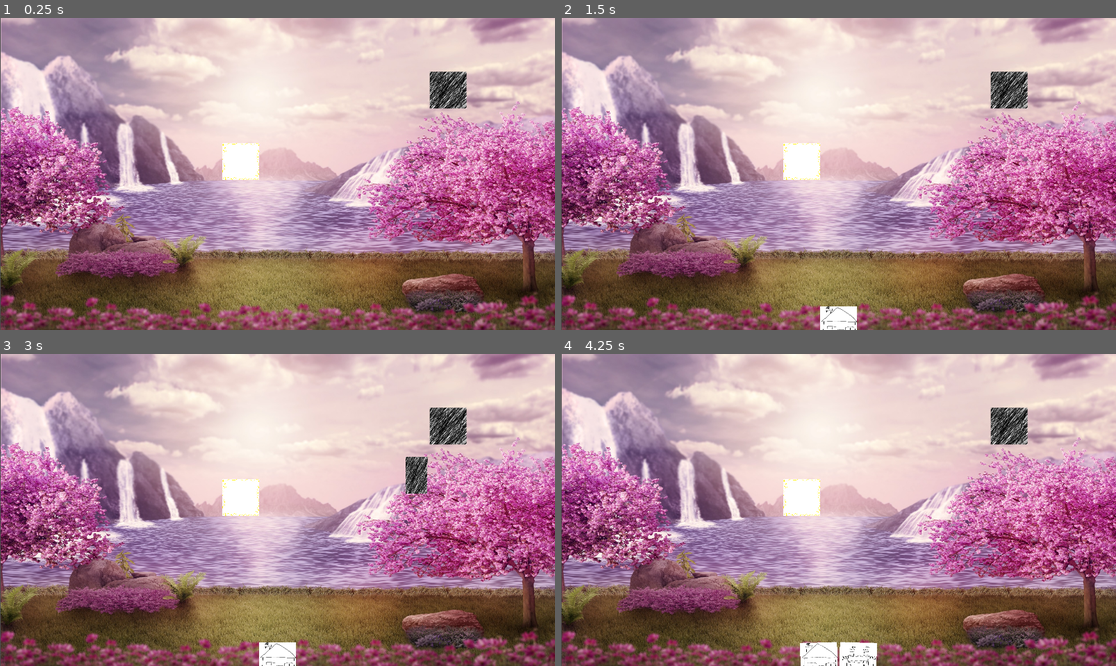
Above: before the commit, frames 1-4 (two rows, left to right).
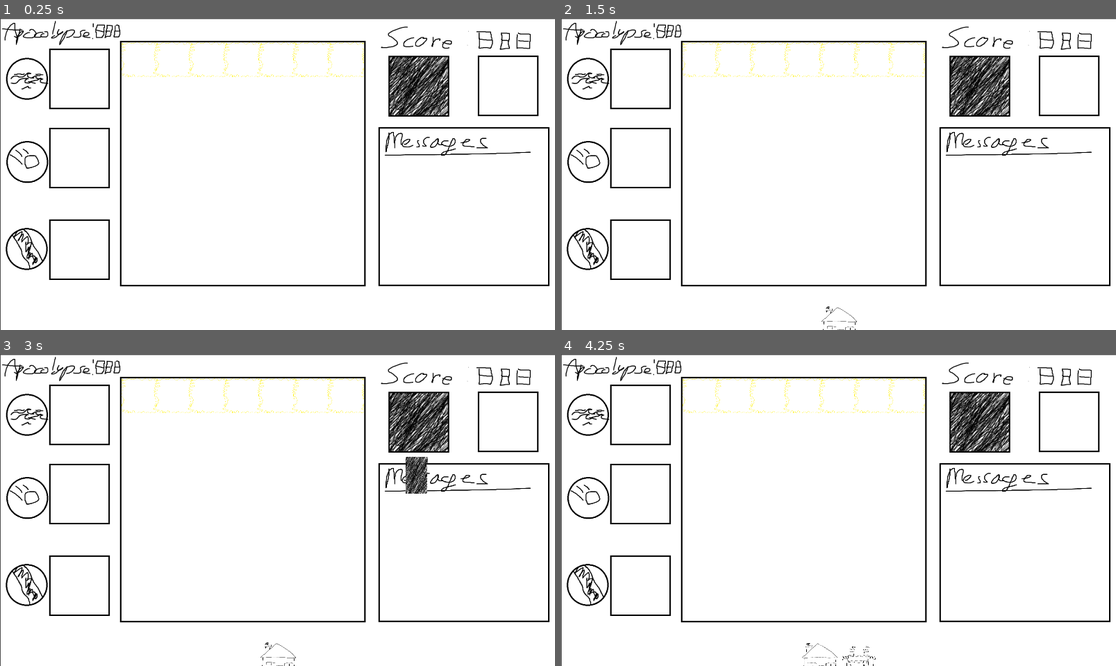
Above: after the commit, the same moments.

Repository: Reeyan283/ianCardGame
Game: Godot game, scene res://play_space.tscn
Same seed, same stepped clock (60 frames per second), same inputs: the game is played once before the commit and once after it.
Inputs (mouse positions are in pixels of both pictures, inside the frame that each line leads up to; where the layout moved, square brackets give the same spot in the first picture):
- Up to frame 1 (0.25 s): no input
- Up to frame 2 (1.5 s): click (977, 86) [1010, 89] at 0.5 s; click (860, 289) at 1.25 s
- Up to frame 3 (3 s): click (277, 659) at 2 s; click (416, 422) [449, 425] at 2.75 s
- Up to frame 4 (4.25 s): click (827, 659) at 3.52 s

The runs differ from the first frame. In frame 1, 97% of the frame differs, in the area x 0-100%, y 0-100%; in frame 2, 97%; in frame 3, 96%; in frame 4, 96%.

Commit message:
stiuff? (idr remember)

Diff:
--- a/DrawDeck.gd
+++ b/cards/DrawDeck.gd
@@ -1,4 +1,6 @@
 extends TextureButton
+
+@onready var play_space = $'../../'
 
 var draw_card_list: Array =  [
 	"castle",
@@ -19,7 +21,7 @@
 
 
 func _ready():
-	scale = $'../../'.CARD_SIZE/size
+	size = play_space.DECK_SIZE
 	draw_card_list.shuffle()
 	pass
 
--- /dev/null
+++ b/cards/card_art.tscn
@@ -0,0 +1,5 @@
+[gd_scene format=3 uid="uid://wf1mg0g7e038"]
+
+[node name="CardArt" type="MarginContainer"]
+offset_right = 40.0
+offset_bottom = 40.0
--- a/cards/card_base.gd
+++ b/cards/card_base.gd
@@ -1,36 +1,11 @@
 extends MarginContainer
 
-@onready var card_database: Script = preload("res://assets/cards/card_database.gd")
-var card_name : String
-var index : int
-@onready var card_info: Array = card_database.DATA.get(card_database[card_name])
-@onready var card_img_path: String = str("res://assets/cards/", card_info[0], "/", card_name, ".png")
-
-@onready var original_scale: Vector2 = scale
-
-@onready var hand_circle_center: Vector2 = Vector2(get_viewport().size.x, get_viewport().size.y) * Vector2(0.5, 3.65)
-@onready var hand_circle_radius: int = get_viewport().size.x * 1.5
-
-var hand_circle_angle: float = 0
-var hand_circle_angle_vector: Vector2 = Vector2()
-const HAND_SPREAD_ANGLE: float = .047
-
-var start_pos: Vector2
-var target_pos: Vector2
-var start_rot: float
-var target_rot: float
-var start_scale: Vector2
-@onready var target_scale: Vector2 = original_scale
-@onready var focus_scale: Vector2 = original_scale*2
-
-var t: float = 0
-var move_short_time: float = 0.2
-var move_long_time: float = 0.8
-var focus_time: float = 0.25
-var shrink_time = 0.1
-var shift_line: float = 0.65
-var in_top_flag: bool = true
-var drawing_flag: bool = true
+@onready var card_database: Script = preload("res://cards/card_database.gd")
+
+#Common Node Paths
+@onready var play_space_node = $"../../../"
+@onready var cards_node = play_space_node.find_child("Cards")
+@onready var hand_node = cards_node.find_child("Hand")
 
 # Card States
 enum{
@@ -43,6 +18,41 @@
 	MovingShort
 }
 
+#properties
+var card_name : String
+var index : int
+@onready var card_info: Array = card_database.DATA.get(card_database[card_name])
+@onready var card_img_path: String = str("res://assets/cards/", card_info[0], "/", card_name, ".png")
+
+@onready var original_scale: Vector2 = scale
+
+#Deck Positioning
+@onready var hand_circle_center: Vector2 = Vector2(get_viewport().size.x, get_viewport().size.y) * Vector2(0.5, 3.65)
+@onready var hand_circle_radius: int = get_viewport().size.x * 1.5
+var hand_circle_angle: float = 0
+var hand_circle_angle_vector: Vector2 = Vector2()
+const HAND_SPREAD_ANGLE: float = .047
+
+var start_pos: Vector2
+var target_pos: Vector2
+var start_rot: float
+var target_rot: float
+var start_scale: Vector2
+@onready var target_scale: Vector2 = original_scale
+@onready var focus_scale: Vector2 = original_scale*2
+
+
+var t: float = 0
+var shift_line: float = 0.65
+
+var move_short_time: float = 0.2
+var move_long_time: float = 0.8
+var focus_time: float = 0.25
+var shrink_time = 0.1
+
+var in_top_flag: bool = true
+var drawing_flag: bool = true
+
 var state = Neutral
 
 # Called when the node enters the scene tree for the first time.
@@ -63,22 +73,23 @@
 			pass
 		InMouse:
 			rotation = 0
-			position = get_viewport().get_mouse_position() - $'../../'.CARD_SIZE.x * Vector2(0.5,0.5)
+			position = get_viewport().get_mouse_position() - play_space_node.CARD_SIZE.x * Vector2(0.5,0.5)
 			if t <= 1:
 				scale = start_scale * (1-t) + target_scale * t
 				t += delta/float(shrink_time)
 			else:
 				scale = target_scale
+
 			if position.y < get_viewport().size.y * shift_line and not in_top_flag:
-				$"../../Cards".set_state($"../../Cards".InMouseTop, 20)
-				$"../../Cards".align_cards()
+				hand_node.set_state(hand_node.InMouseTop, 20)
+				hand_node.align_cards()
 				in_top_flag = true
 			if position.y > get_viewport().size.y * shift_line and in_top_flag:
-				$"../../Cards".set_state($"../../Cards".InMouseBottom, 20)
+				hand_node.set_state(hand_node.InMouseBottom, 20)
 				in_top_flag = false
-			if not in_top_flag and position_to_slot(get_viewport().get_mouse_position()) != $"../../Cards".gap_index:
-				$"../../Cards".gap_index = position_to_slot(get_viewport().get_mouse_position())
-				$"../../Cards".align_cards()
+			if not in_top_flag and position_to_slot(get_viewport().get_mouse_position()) != hand_node.gap_index:
+				hand_node.gap_index = position_to_slot(get_viewport().get_mouse_position())
+				hand_node.align_cards()
 		Focusing:
 			move(delta,focus_time)
 		MovingLong:
@@ -90,7 +101,7 @@
 					$CardBack.visible = false
 					drawing_flag = false
 			if position.y > get_viewport().size.y * shift_line and in_top_flag:
-				$"../../Cards".align_cards()
+				hand_node.align_cards()
 				in_top_flag = false
 			move(delta, move_long_time)
 		MovingShort:
@@ -100,7 +111,7 @@
 func reposition(newState,slot_num,total_slots):
 	hand_circle_angle = PI/2 + HAND_SPREAD_ANGLE * (float(total_slots-1)/2 - slot_num)
 	hand_circle_angle_vector = hand_circle_radius * Vector2(cos(hand_circle_angle), -sin(hand_circle_angle))
-	target_pos = hand_circle_center + hand_circle_angle_vector - $'../../'.CARD_SIZE.x * Vector2(0.5,0.5)
+	target_pos = hand_circle_center + hand_circle_angle_vector - play_space_node.CARD_SIZE.x * Vector2(0.5,0.5)
 	target_rot = PI/2 - hand_circle_angle
 	target_scale = original_scale
 	match state:
@@ -116,19 +127,19 @@
 			start_rot = rotation
 			start_scale = scale
 			target_rot = 0
-			target_pos.y = get_viewport().size.y - $'../../'.CARD_SIZE.y * 1.75
-			target_pos.x = (hand_circle_center + hand_circle_angle_vector).x + $'../../'.CARD_SIZE.x * 0.5
+			target_pos.y = get_viewport().size.y - play_space_node.CARD_SIZE.y * 1.75
+			target_pos.x = (hand_circle_center + hand_circle_angle_vector).x + play_space_node.CARD_SIZE.x * 0.5
 			target_scale = focus_scale
 
 func _on_focus_mouse_entered():
 	match state:
 		InHand, MovingShort, Neutral:
-			if $"../../Cards".state == $"../../Cards".Neutral:
-				$"../../Cards".set_state($"../../Cards".Focusing, index)
-				$"../../Cards".align_cards()
-				reposition(Focusing,index, $"../../Cards".total_cards)
+			if hand_node.state == hand_node.Neutral:
+				hand_node.set_state(hand_node.Focusing, index)
+				hand_node.align_cards()
+				reposition(Focusing,index, hand_node.total_cards)
 				target_rot = 0
-				target_pos.y = get_viewport().size.y - $'../../'.CARD_SIZE.y * 1.75
+				target_pos.y = get_viewport().size.y - play_space_node.CARD_SIZE.y * 1.75
 				target_scale = focus_scale
 				state = Focusing
 				t=0
@@ -137,8 +148,8 @@
 	match state:
 		Focusing:
 			state = Neutral
-			$"../../Cards".set_neutral()
-			$"../../Cards".align_cards()
+			hand_node.set_neutral()
+			hand_node.align_cards()
 
 func move(delta, time : float):
 	if t <=1:
@@ -158,9 +169,9 @@
 	match state:
 		Focusing:
 			if event.is_action_pressed("ui_select"):
-				$"../../Cards".remove_card(self)
-				$"../../Cards".set_state($"../../Cards".InMouseBottom, index)
-				$"../../Cards".align_cards()
+				hand_node.remove_card(self)
+				hand_node.set_state(hand_node.InMouseBottom, index)
+				hand_node.align_cards()
 				start_scale = scale
 				target_scale = original_scale
 				t=0
@@ -169,46 +180,48 @@
 			if event.is_action_released("ui_select"):
 				var nearest_slot_dist = find_nearest_slot()[0]
 				var nearest_slot = find_nearest_slot()[1]
-				print(nearest_slot.get_child_count())
+
 				if nearest_slot_dist < 100 and nearest_slot.get_child_count() == 1:
 					position = find_nearest_slot()[1].position
+					size = play_space_node.CARD_SLOT_SIZE
+					scale = Vector2(1, 1)
 					state = InPlay
-					$"../../Cards".set_neutral()
+					hand_node.set_neutral()
+					reparent(nearest_slot)
 				elif in_top_flag:
-					$"../../Cards".add_card(self,$"../../Cards".total_cards)
+					hand_node.add_card(self, hand_node.total_cards)
 					state = Neutral
-					reposition(MovingLong,index,$"../../Cards".total_cards)
-					$"../../Cards".set_neutral()
+					reposition(MovingLong, index, hand_node.total_cards)
+					hand_node.set_neutral()
 				else:
-					$"../../Cards".add_card(self,$"../../Cards".gap_index)
+					hand_node.add_card(self, hand_node.gap_index)
 					state = Neutral
-					reposition(MovingShort,index,$"../../Cards".total_cards)
-					$"../../Cards".set_neutral()
+					reposition(MovingShort, index, hand_node.total_cards)
+					hand_node.set_neutral()
 
 func position_to_slot(pos : Vector2) -> int:
 	var deviation = (PI/2 + hand_circle_center.angle_to_point(pos))/HAND_SPREAD_ANGLE
-	if $"../../Cards".total_cards % 2 == 1:
+	if hand_node.total_cards % 2 == 1:
 		deviation += 0.5
-	var gap_index = round(($"../../Cards".total_cards)/2 + deviation)
+	var gap_index = round((hand_node.total_cards)/2 + deviation)
 	if gap_index < 0:
 		return 0
-	elif gap_index > $"../../Cards".total_cards:
-		return $"../../Cards".total_cards
+	elif gap_index > hand_node.total_cards:
+		return hand_node.total_cards
 	else:
 		return gap_index
 
 func find_nearest_slot():
-	var adjusted_pos = position + $'../../'.CARD_SIZE * .5
+	var adjusted_pos = position + play_space_node.CARD_SIZE * .5
 	var nearest_slot = INF
-	var largest_dist = -INF
-	var largest_slot_pos = []
-	for card_slot in $'../../'.find_child("CardSlots").get_children():
-		var card_slot_pos = card_slot.position + $'../../'.CARD_SIZE * .5
+	var smallest_dist = INF
+
+	for card_slot in play_space_node.find_child("CardSlots").get_children():
+		var card_slot_pos = card_slot.position + play_space_node.CARD_SIZE * .5
 		var dist = sqrt(((card_slot_pos.x - adjusted_pos.x) * (card_slot_pos.x - adjusted_pos.x)) + ((card_slot_pos.y - adjusted_pos.y) * (card_slot_pos.y - adjusted_pos.y)))
 
-		if dist > largest_dist:
-			largest_dist = dist
+		if dist < smallest_dist:
+			smallest_dist = dist
 			nearest_slot = card_slot
-			largest_slot_pos = card_slot_pos
-
-	return [largest_dist, nearest_slot]
+
+	return [smallest_dist, nearest_slot]
--- a/play_space.gd
+++ b/play_space.gd
@@ -1,19 +1,27 @@
 extends Node2D
 
-const CARD_BASE = preload("res://cards/card_base.tscn")
-const CARD_SLOT = preload("res://board/card_slot_base.tscn")
-const CARD_SIZE = Vector2(128, 128)
+const CARD_BASE: PackedScene = preload("res://cards/card_base.tscn")
+const CARD_SLOT: PackedScene = preload("res://board/card_slot_base.tscn")
+
+const CARD_SIZE: Vector2 = Vector2(128, 128)
+const DECK_SIZE: Vector2 = Vector2(200, 200)
+const CARD_SLOT_SIZE: Vector2 = Vector2(120, 120)
 
 var card_selected = []
 var card_slot_states = []
 
 func _ready():
-	var card_slot = CARD_SLOT.instantiate()
-	card_slot.position = get_viewport().size * 0.4
-	card_slot.size = CARD_SIZE
-	$CardSlots.add_child(card_slot)
-	card_slot_states.append(false)
-	pass
+
+	populate_slots(Vector2(420, 84), CARD_SLOT_SIZE)
+
+func populate_slots(start_pos: Vector2, size: Vector2):
+	for i in 7:
+		var card_slot: Node = CARD_SLOT.instantiate()
+		card_slot.position = start_pos
+		card_slot.position.x = start_pos.x + i * size.x
+		card_slot.size = size
+		$CardSlots.add_child(card_slot)
+		card_slot_states.append(false)
 
 func draw_card(input_card : String):
 	var new_card = CARD_BASE.instantiate()
@@ -22,7 +30,7 @@
 	new_card.scale = CARD_SIZE/new_card.size
 	new_card.position = $Deck.position - CARD_SIZE/2
 
-	$Cards.add_child(new_card)
-	$Cards.add_card(new_card, $Cards.total_cards)
+	$Cards/Hand.add_child(new_card)
+	$Cards/Hand.add_card(new_card, $Cards/Hand.total_cards)
 
-	new_card.reposition(new_card.MovingLong,new_card.index,$Cards.total_cards)
+	new_card.reposition(new_card.MovingLong,new_card.index,$Cards/Hand.total_cards)
--- a/play_space.tscn
+++ b/play_space.tscn
@@ -1,11 +1,11 @@
 [gd_scene load_steps=7 format=3 uid="uid://cbtqfl8urr44l"]
 
 [ext_resource type="Script" path="res://play_space.gd" id="1_1f80y"]
-[ext_resource type="Texture2D" uid="uid://c7mca7jcudab" path="res://assets/backgrounds/bg.jpg" id="2_5q7mh"]
-[ext_resource type="Script" path="res://cards.gd" id="2_yhdw5"]
+[ext_resource type="Script" path="res://ui/hand.gd" id="2_8oknd"]
+[ext_resource type="Texture2D" uid="uid://b5rh6uvm8ilqc" path="res://assets/backgrounds/bg.png" id="3_gq1bv"]
 [ext_resource type="Texture2D" uid="uid://b2irq0f3xkld" path="res://assets/cards/back.png" id="3_nnov3"]
 [ext_resource type="Texture2D" uid="uid://bai8rmc36ouyx" path="res://assets/board/empty_deck.png" id="4_m63wi"]
-[ext_resource type="Script" path="res://DrawDeck.gd" id="5_cfhi0"]
+[ext_resource type="Script" path="res://cards/DrawDeck.gd" id="5_cfhi0"]
 
 [node name="PlaySpace" type="Node2D"]
 script = ExtResource("1_1f80y")
@@ -13,20 +13,22 @@
 [node name="CardSlots" type="Node" parent="."]
 
 [node name="Cards" type="Node" parent="."]
-script = ExtResource("2_yhdw5")
+
+[node name="Hand" type="Node" parent="Cards"]
+script = ExtResource("2_8oknd")
 
 [node name="Background" type="Sprite2D" parent="."]
 position = Vector2(963, 544)
-texture = ExtResource("2_5q7mh")
+texture = ExtResource("3_gq1bv")
 
 [node name="Deck" type="Node2D" parent="."]
 position = Vector2(1550, 250)
 
 [node name="DrawDeck" type="TextureButton" parent="Deck"]
-offset_left = -64.0
-offset_top = -64.0
-offset_right = 64.0
-offset_bottom = 64.0
+offset_left = -201.0
+offset_top = -114.0
+offset_right = -1.0
+offset_bottom = 86.0
 texture_normal = ExtResource("3_nnov3")
 texture_pressed = ExtResource("3_nnov3")
 texture_hover = ExtResource("3_nnov3")
Binary file removed: assets/backgrounds/bg.jpg
Binary file added: assets/backgrounds/bg.png
Not shown, changed: assets/backgrounds/bg.png.import
Renamed: assets/cards/card_database.gd -> cards/card_database.gd
Renamed: cards.gd -> ui/hand.gd
